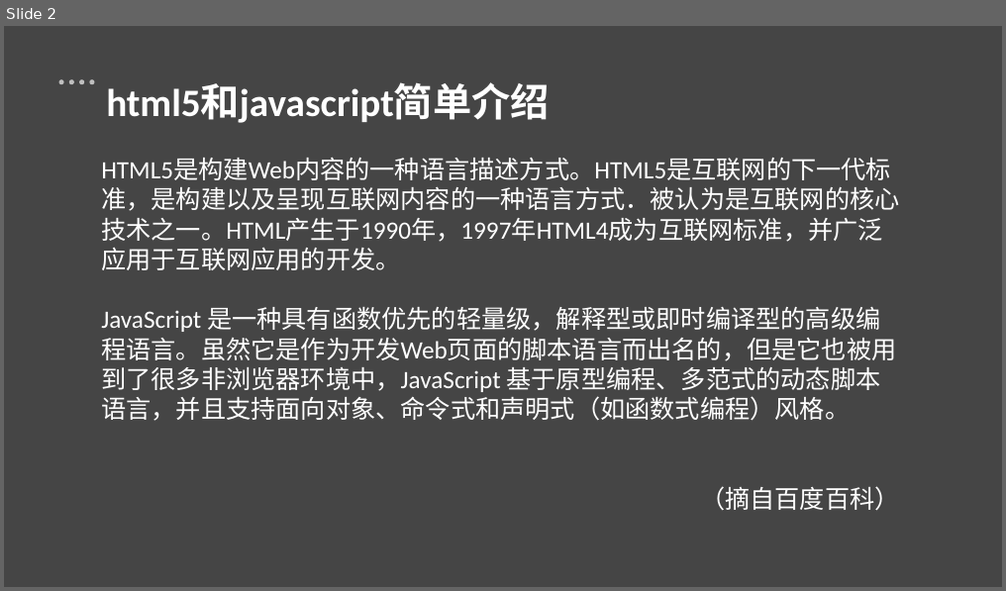
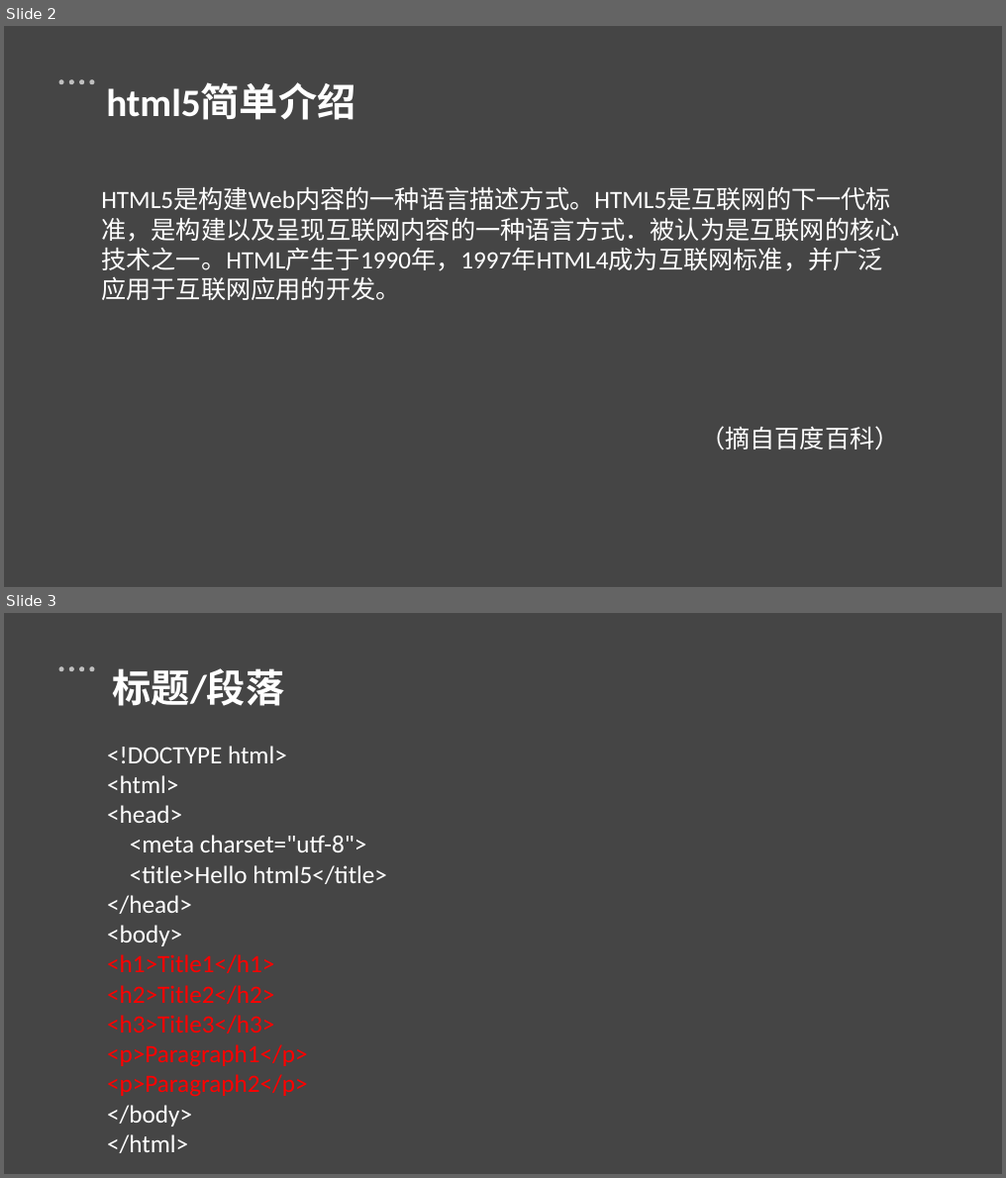
Before and after one commit to gerryhjs/htmljs, a slide deck: html&js课件/html&js.pptx. Shown one above the other, each under a label of ours: slide 2 before the commit, slides 2 and 3 after it. The pictures are 1006x591 and 1006x1178 pixels, drawn with LibreOffice and Linux fonts; fonts in the diff are those of the drawing. Boxes give left, top, right and bottom in pixels: in the first picture for what was removed or moved away, otherwise in the second. Text is boxed around its words. In the diff, an @@ line names an element or a change of style, - is before the commit and + after.

```diff
--- a/html&js课件/html&js.pptx
+++ b/html&js课件/html&js.pptx
@@ slide 3 added at (x1=4, y1=613, x2=1002, y2=1174), background #D9D9D9 at 56% opacity; not listed: 5 template elements that a slide beside it also shows @@
@@ text added at (x1=113, y1=668, x2=284, y2=706), 28 pt, text #FFFFFF, bold @@
+标题/段落
@@ text added at (x1=107, y1=746, x2=387, y2=1154), 18 pt, text #FFFFFF @@
+<!DOCTYPE html>
+<html>
+<head>
+<meta charset="utf-8">
+<title>Hello html5</title>
+</head>
+<body>
+<h1>Title1</h1>
+<h2>Title2</h2>
+<h3>Title3</h3>
+<p>Paragraph1</p>
+<p>Paragraph2</p>
+</body>
+</html>
@@ slide 2 changed as well @@
@@ text at (x1=106, y1=83, x2=355, y2=120): text changed @@
-html5和javascript简单介绍
+html5简单介绍
@@ text at (x1=101, y1=307, x2=896, y2=421): paragraph removed @@
-JavaScript 是一种具有函数优先的轻量级，解释型或即时编译型的高级编程语言。虽然它是作为开发Web页面的脚本语言而出名的，但是它也被用到了很多非浏览器环境中，JavaScript 基于原型编程、多范式的动态脚本语言，并且支持面向对象、命令式和声明式（如函数式编程）风格。
```
Also in this commit, not shown: 4 other slides changed, 18 other slides added, 30 other files.
